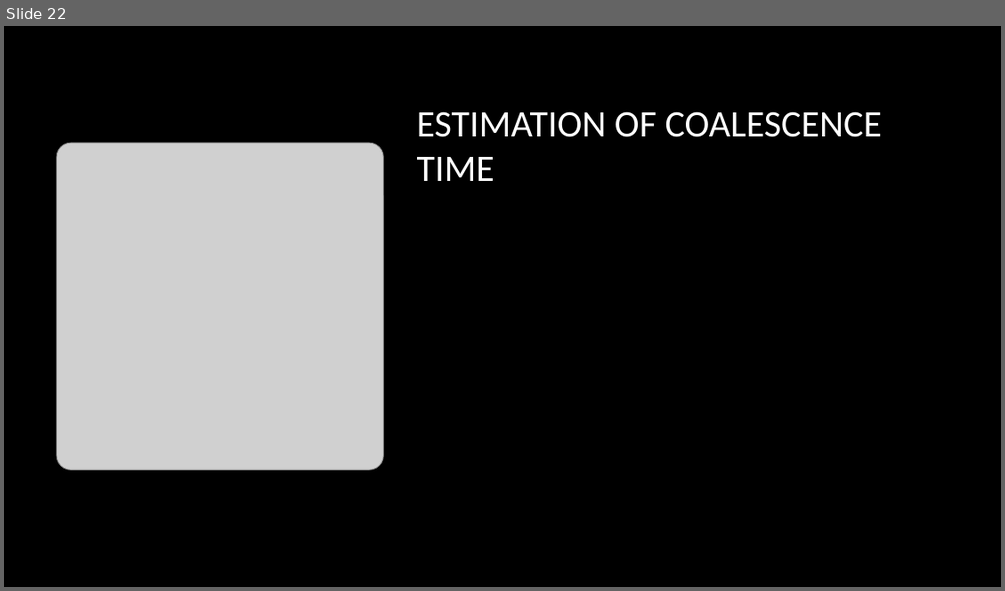
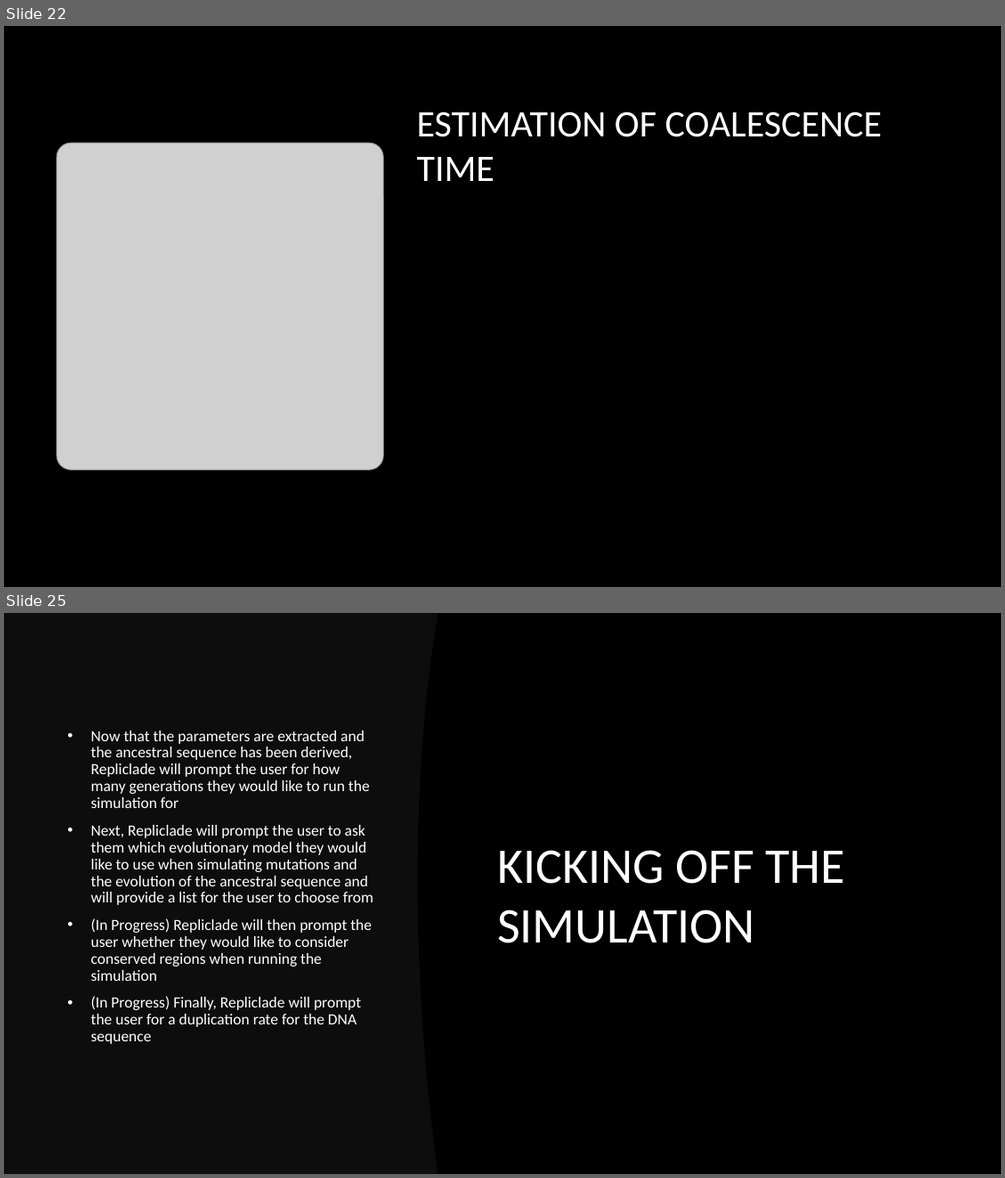
Before and after one commit to hakidehari/RepliClade, a slide deck: Repliclade_final/Repliclade.pptx. Shown one above the other, each under a label of ours: slide 22 before the commit, slides 22 and 25 after it; the slides between them are not shown. The pictures are 1005x591 and 1005x1178 pixels, drawn with LibreOffice and Linux fonts; fonts in the diff are those of the drawing; grey boxes stand for pictures; background and template pictures are left out. Boxes give left, top, right and bottom in pixels: in the first picture for what was removed or moved away, otherwise in the second. Text is boxed around its words. In the diff, an @@ line names an element or a change of style, - is before the commit and + after.

```diff
--- a/Repliclade_final/Repliclade.pptx
+++ b/Repliclade_final/Repliclade.pptx
@@ slide 25 added at (x1=4, y1=613, x2=1001, y2=1174), background picture (left out) @@
@@ freeform shape added at (x1=4, y1=613, x2=437, y2=1174), fill #0D0D0D @@
@@ text added at (x1=91, y1=730, x2=373, y2=1044), 15 pt, text #FFFFFF @@
+• Now that the parameters are extracted and the ancestral sequence has been derived, Repliclade will prompt the user for how many generations they would like to run the simulation for
+• Next, Repliclade will prompt the user to ask them which evolutionary model they would like to use when simulating mutations and the evolution of the ancestral sequence and will provide a list for the user to choose from
+• (In Progress) Repliclade will then prompt the user whether they would like to consider conserved regions when running the simulation
+• (In Progress) Finally, Repliclade will prompt the user for a duplication rate for the DNA sequence
@@ title added at (x1=497, y1=850, x2=844, y2=943), 48 pt, text #FFFFFF @@
+KICKING OFF THE SIMULATION
```
Also in this commit, not shown: 1 slide changed, 5 other slides added.
